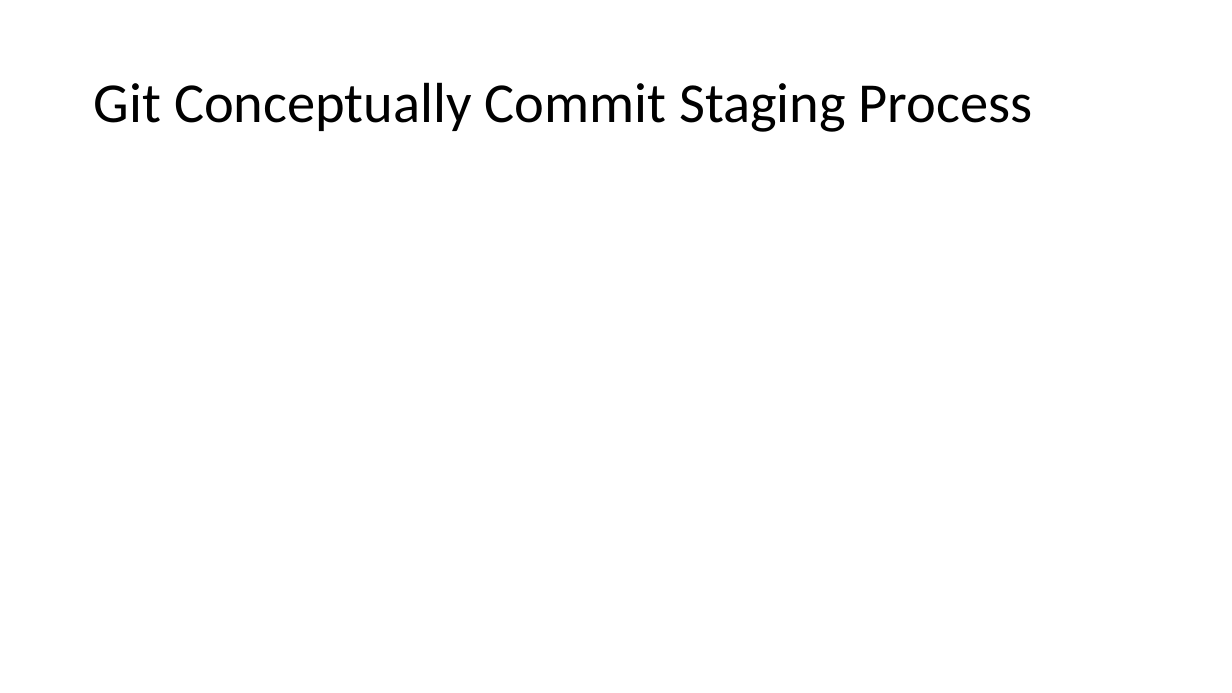
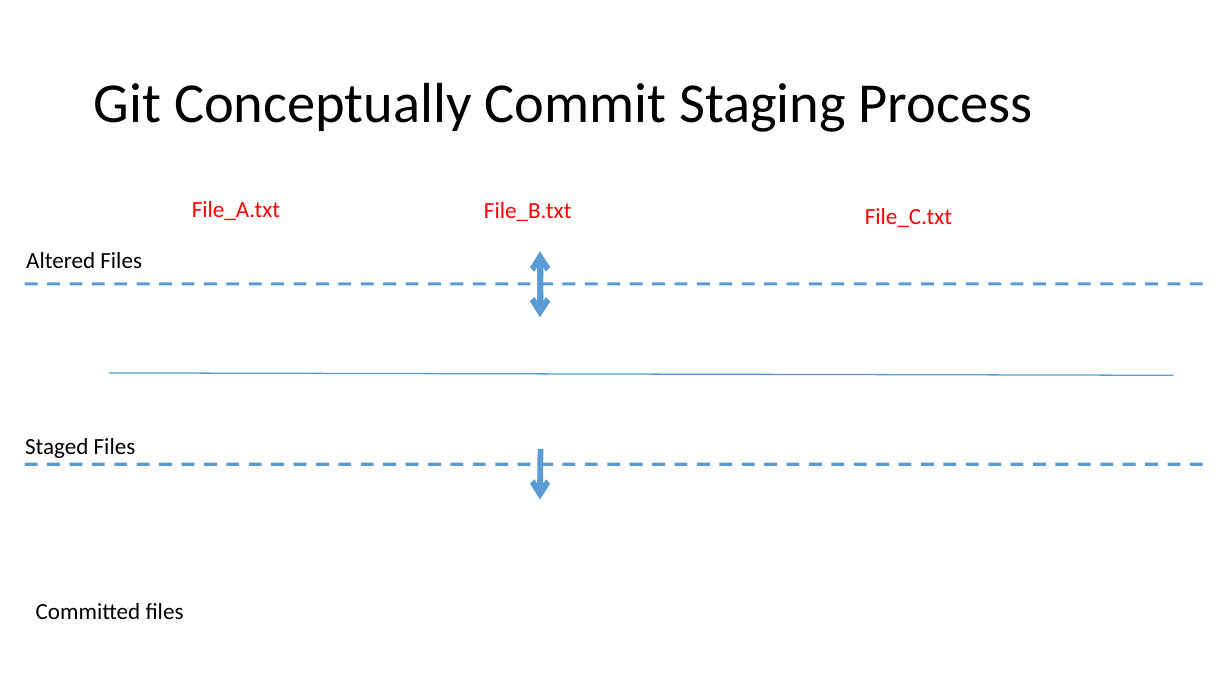
Before and after one commit to jbm950/personal_projects, a slide deck: slide 11 of git_presentation/git_presentation.pptx. Drawn at 1232x693 pixels with LibreOffice and Linux fonts; fonts in the diff are those of the drawing. Boxes give left, top, right and bottom in pixels: in the first picture for what was removed or moved away, otherwise in the second. Text is boxed around its words. In the diff, an @@ line names an element or a change of style, - is before the commit and + after.

```diff
--- a/git_presentation/git_presentation.pptx
+++ b/git_presentation/git_presentation.pptx
@@ text added at [192, 201, 280, 220], 18 pt, text #FF0000 @@
+File_A.txt
@@ text added at [484, 202, 572, 221], 18 pt, text #FF0000 @@
+File_B.txt
@@ text added at [865, 208, 952, 227], 18 pt, text #FF0000 @@
+File_C.txt
@@ text added at [26, 252, 142, 268], 18 pt, text #000000 @@
+Altered Files
@@ arrow added from (541, 267) to (540, 317), #5B9BD5 4.5 pt @@
@@ arrow added from (541, 302) to (540, 251), #5B9BD5 4.5 pt @@
@@ line added from (25, 284) to (1203, 284), #5B9BD5 2.5 pt dashed @@
@@ line added from (109, 373) to (1174, 375), #5B9BD5 1 pt @@
@@ text added at [25, 438, 136, 458], 18 pt, text #000000 @@
+Staged Files
@@ arrow added from (541, 449) to (540, 500), #5B9BD5 4.5 pt @@
@@ line added from (25, 464) to (1203, 464), #5B9BD5 2.5 pt dashed @@
@@ text added at [36, 603, 184, 619], 18 pt, text #000000 @@
+Committed files
```
Also in this commit, not shown: 2 other slides changed.
